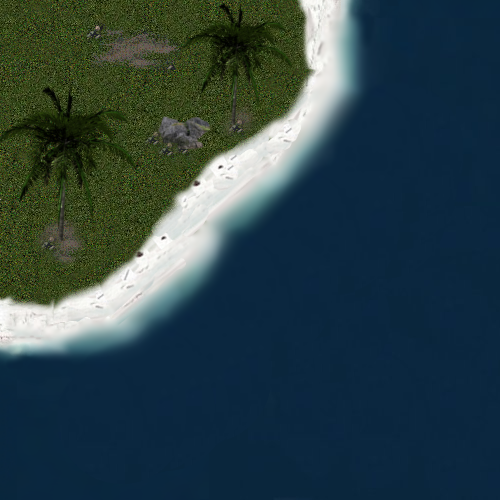
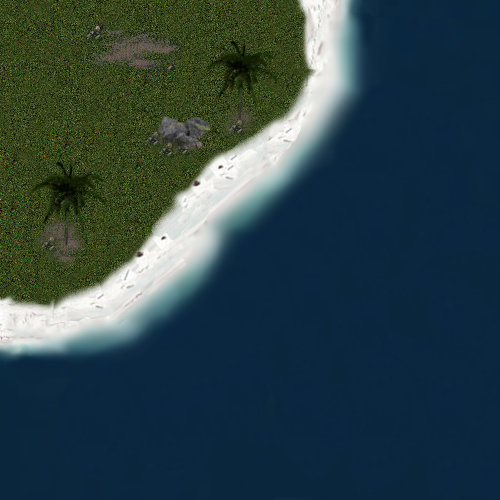
Two versions of the same layered image (500×500). Layer-by-layer changes:
painted on "0001.png#2" over [0, 84, 137, 247]
painted on "0001.png#1" over [181, 1, 293, 126]
